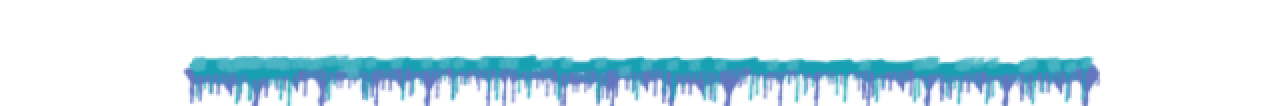
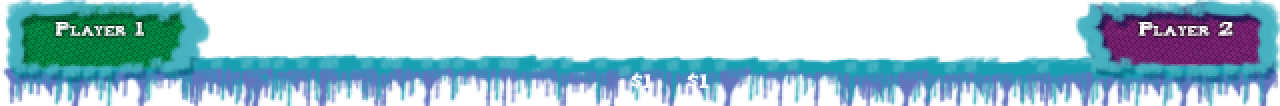
Layers edited between the first and the second 1280px x 106px image:
added layer "Player 2" above "$1 copy" over [1138, 20, 1234, 36]
added layer "$1 copy" above "$1" over [686, 72, 710, 90]
added layer "$1" above "Player 1" over [630, 72, 654, 90]
added layer "Player 1" above "Layer 3 copy" over [54, 20, 144, 36]
added layer "Layer 3 copy" above "Layer 3" over [1074, 0, 1280, 80]
added layer "Layer 3" above "Layer 2" over [2, 0, 208, 80]
hid "Layer 2", painted on it over [6, 0, 1096, 82]
added layer "Layer 6" above "Layer 4" over [1084, 2, 1278, 78]
added layer "Layer 4" above "Layer 1" over [16, 0, 190, 72]
painted on "Layer 1" over [2, 52, 1280, 106]
